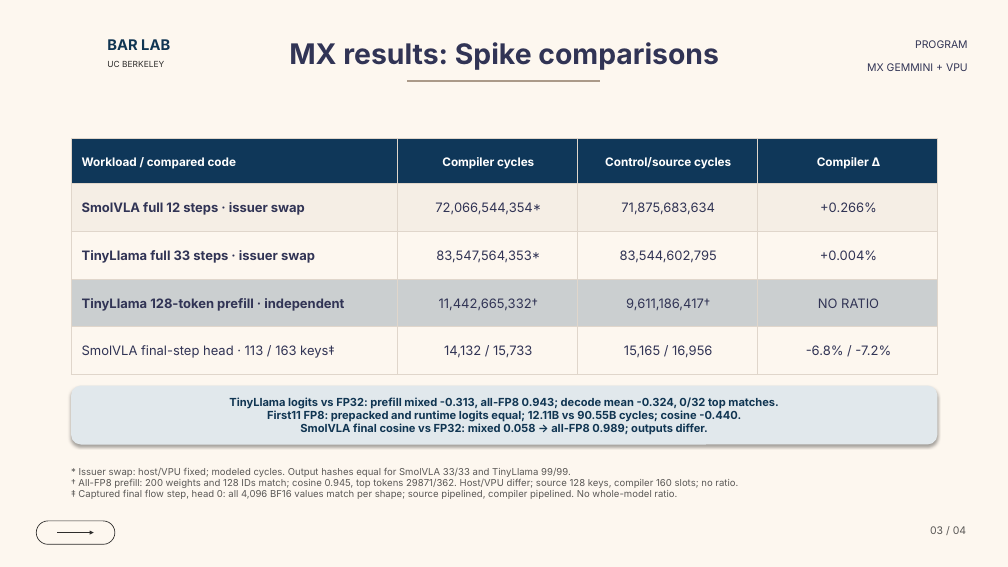
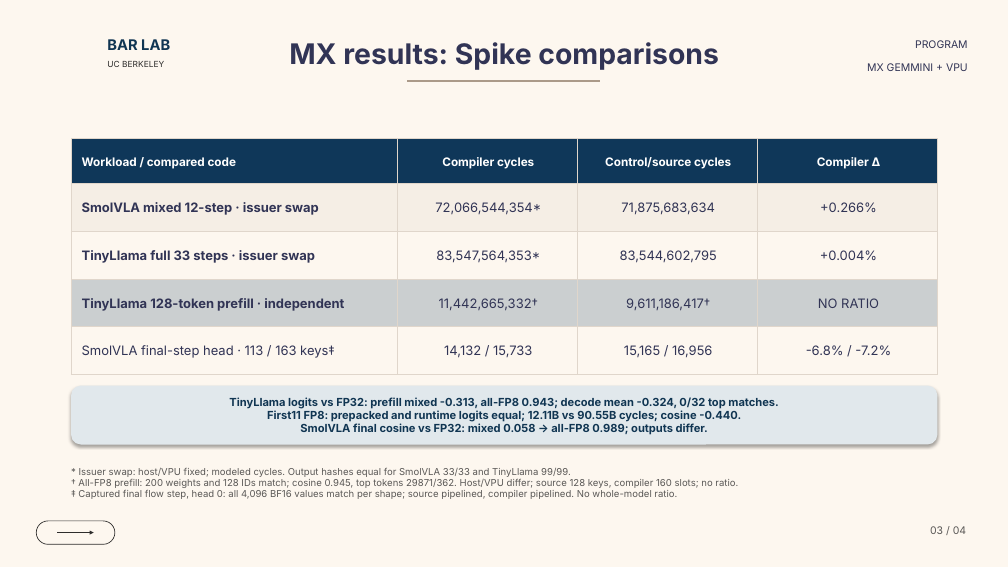
Before and after one commit to ucb-bar/mx-gemmini-mlir, a slide deck: slide 3 of docs/presentations/mx_gemmini_dialect_overview.pptx. Drawn at 1008x567 pixels with LibreOffice and Linux fonts; fonts in the diff are those of the drawing; background and template pictures are left out. Boxes give left, top, right and bottom in pixels: in the first picture for what was removed or moved away, otherwise in the second. Text is boxed around its words. In the diff, an @@ line names an element or a change of style, - is before the commit and + after.

```diff
--- a/docs/presentations/mx_gemmini_dialect_overview.pptx
+++ b/docs/presentations/mx_gemmini_dialect_overview.pptx
@@ table at (x1=71, y1=138, x2=938, y2=374) @@
-row 2, column 1: SmolVLA full 12 steps · issuer swap
+row 2, column 1: SmolVLA mixed 12-step · issuer swap
```
Also in this commit, not shown: 2 other files.
